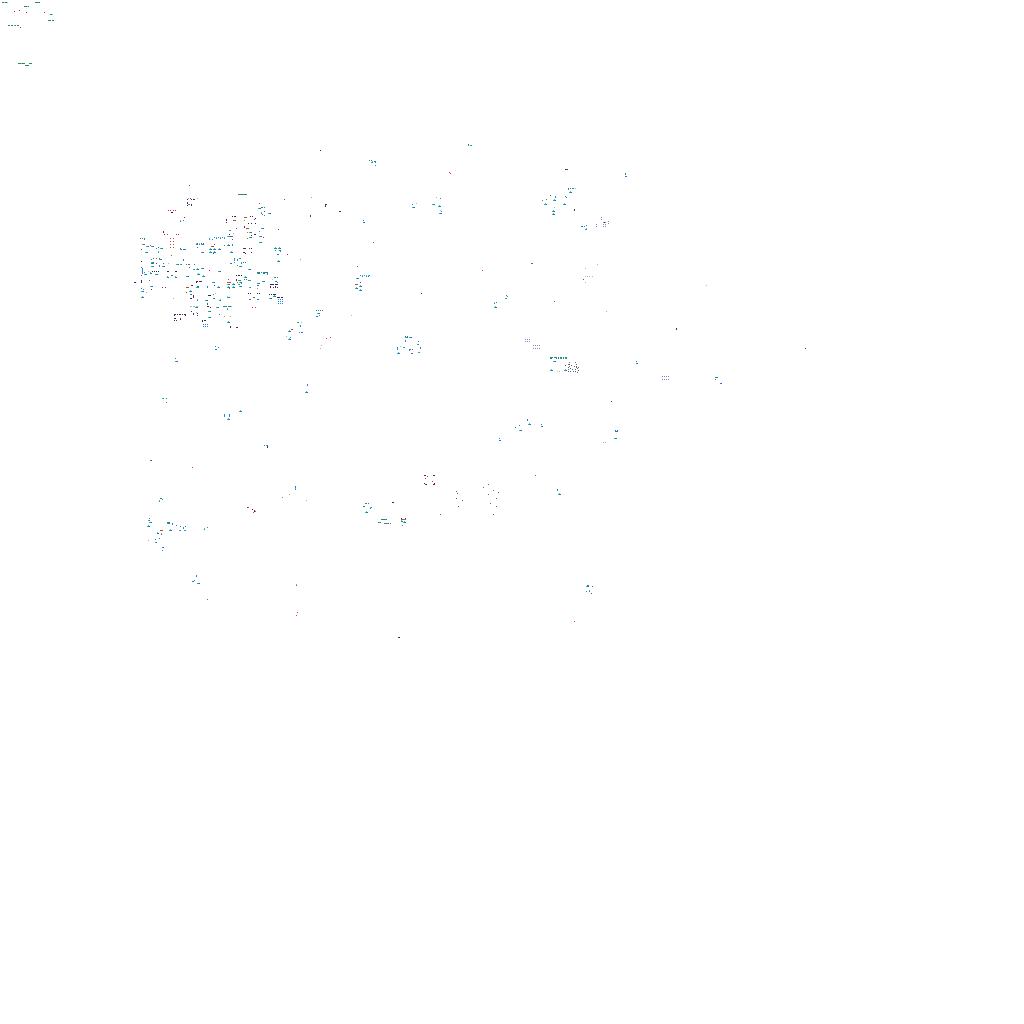
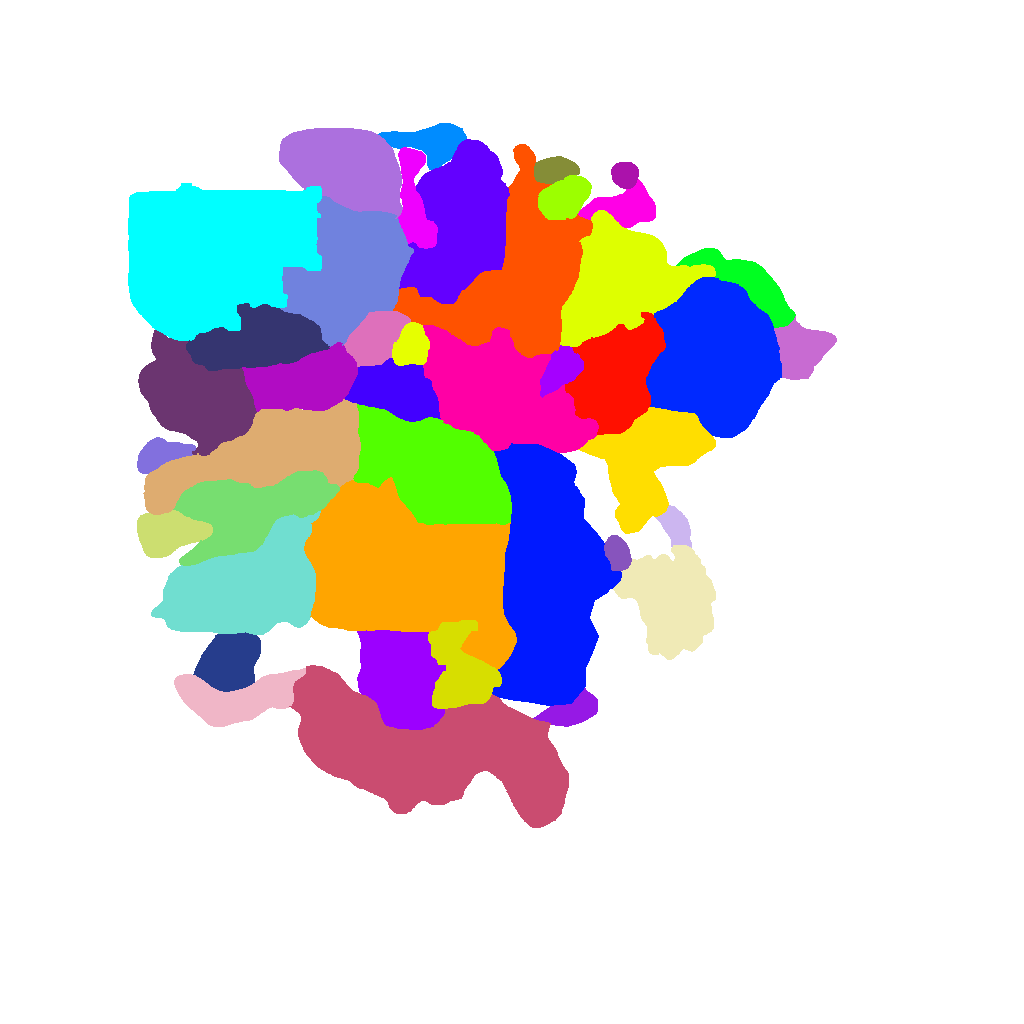
Layer changes from the first 1024 x 1024 image to the second:
showed "zones", painted on it over [128, 123, 837, 828]
hid "doodads" over [2, 2, 806, 638]
